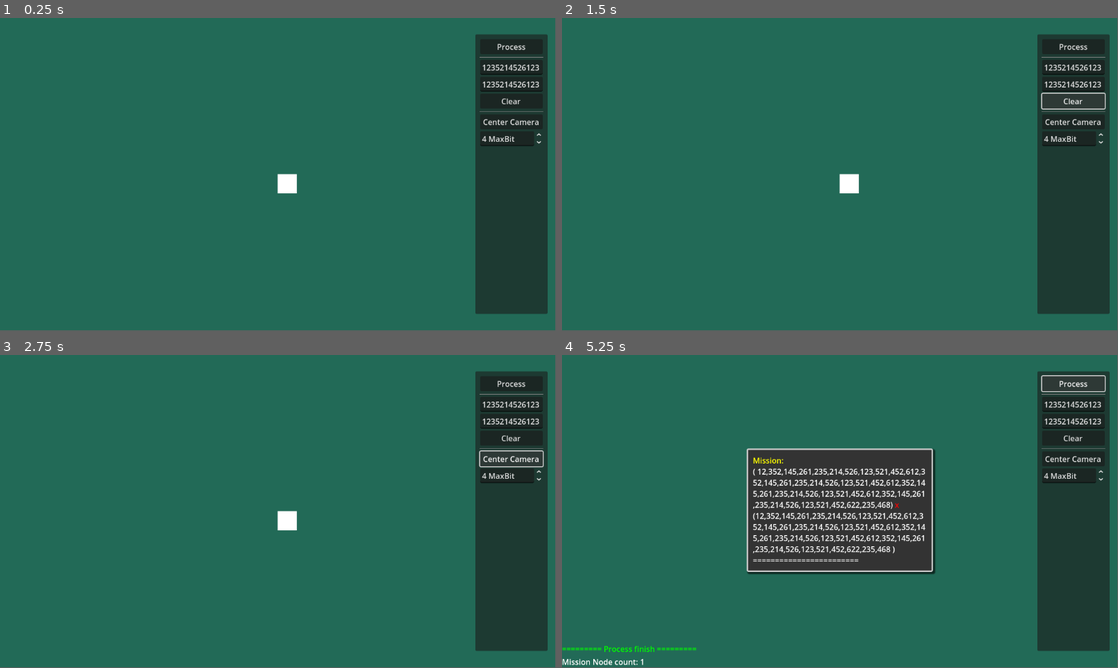
Above: before the commit, frames 1-4 (two rows, left to right).
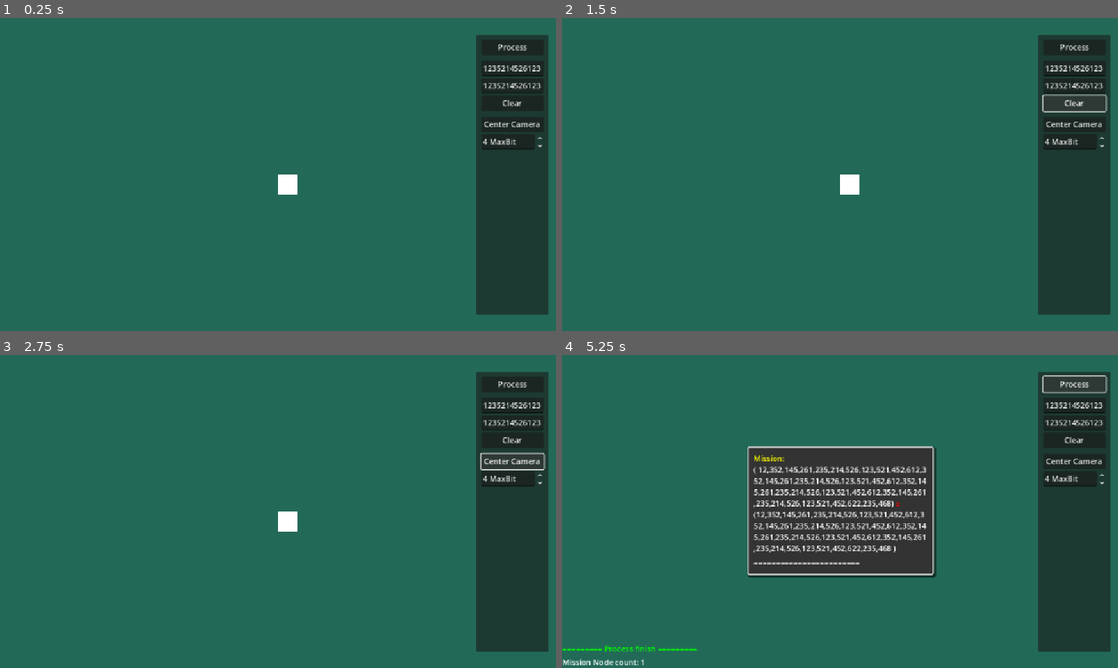
Above: after the commit, the same moments.

Repository: DennisFan11/LargeNumberMultiplication
Game: Godot game, scene res://Scenes/Main/main.tscn
Two runs of this game, one before a commit and one after it. Both use one fixed random seed, a clock stepped at 60 frames per second and the inputs below.
Inputs:
- Up to frame 1 (0.25 s): no input
- Up to frame 2 (1.5 s): click "Process" at 0.5 s; click "Clear" at 1.25 s
- Up to frame 3 (2.75 s): click "Center Camera" at 2 s
- Up to frame 4 (5.25 s): click "Process" at 2.75 s; click "Clear" at 3.5 s; click "Center Camera" at 4.25 s; click "Process" at 5 s
In our replay, the window is 799x449 before the commit and 800x450 after it. These sizes can differ from the game's own. Grey fills any space a smaller window leaves; there, only what the larger window draws over its background counts as a difference.

The runs differ from the first frame. In frame 1, 1.3% of the frame differs, in the area x 49-99%, y 5-95%; in frame 2, 1.5%; in frame 3, 1.5%; in frame 4, 7.7%, in the area x 0-99%, y 5-100%.
Error in both runs: Invalid access to property or key 'position' on a base object of type 'Nil'. (res://Scenes/Main/main.gd:110)

Commit message:
ui scale

Diff:
--- a/Scenes/message/Message.tscn
+++ b/Scenes/message/Message.tscn
@@ -10,14 +10,17 @@
 
 [node name="ScrollContainer" type="ScrollContainer" parent="CanvasLayer"]
 unique_name_in_owner = true
-anchors_preset = 9
+anchors_preset = 15
+anchor_right = 1.0
 anchor_bottom = 1.0
-offset_right = 510.0
+offset_right = -768.0
+grow_horizontal = 2
 grow_vertical = 2
 mouse_filter = 2
 
 [node name="VBoxContainer" type="VBoxContainer" parent="CanvasLayer/ScrollContainer"]
 unique_name_in_owner = true
 layout_mode = 2
+size_flags_horizontal = 3
 size_flags_vertical = 3
 alignment = 2
--- a/Scenes/message/Richtext/Richtext.tscn
+++ b/Scenes/message/Richtext/Richtext.tscn
@@ -1,7 +1,8 @@
 [gd_scene format=3 uid="uid://lmk6ax60x828"]
 
 [node name="Richtext" type="RichTextLabel"]
-custom_minimum_size = Vector2(500, 0)
+custom_minimum_size = Vector2(100, 0)
+size_flags_horizontal = 3
 bbcode_enabled = true
 text = "hello hello hello hello hello hello hello hello
  hello hello hello hello
--- a/project.godot
+++ b/project.godot
@@ -18,6 +18,10 @@
 [autoload]
 
 MessageManager="*res://Scenes/message/Message.tscn"
+
+[display]
+
+window/stretch/mode="canvas_items"
 
 [file_customization]
 
